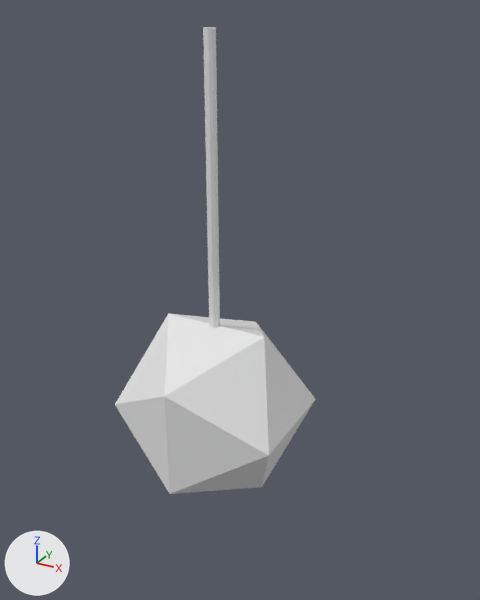
Two versions of the OBJ model Assets/Models/Bottom Shoulder/Public-Photo_0009.obj, one commit apart.
One viewpoint serves both versions: a camera (50 mm lens) standing at (0.474, -0.782, 0.363) and looking at (0.023, 0.038, -0.047). Arrows for +X, +Y and +Z are at lower left; the lights stay in place. Where no turn or scale is listed for an object, it has been applied to the vertices. Vertices at the same position are counted once.

In view in the first picture: 'Public-Photo_0009'.
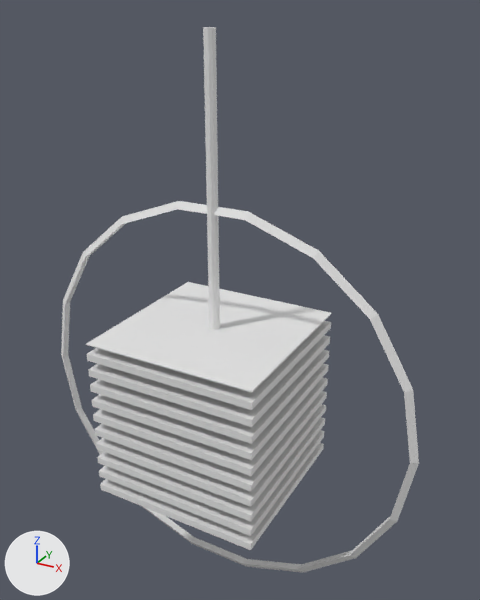
Boxes [x1, y1, x2, y2] around the edits, measured in the pictures (480 x 600 px):
'Public-Photo_0009', reshaped (79% wider, 17% taller)
    before: [115, 27, 315, 494]
    after: [61, 27, 419, 573]
part 1 of me_public_photo_0009, added
    after: [86, 282, 332, 393]
part 2 of me_public_photo_0009, added
    after: [100, 443, 324, 550]
part 3 of me_public_photo_0009, added
    after: [99, 430, 325, 536]
part 4 of me_public_photo_0009, added
    after: [97, 417, 325, 522]
part 5 of me_public_photo_0009, added
    after: [96, 404, 326, 507]
part 6 of me_public_photo_0009, added
    after: [95, 391, 327, 491]
part 7 of me_public_photo_0009, added
    after: [93, 378, 328, 476]
part 8 of me_public_photo_0009, added
    after: [92, 364, 329, 460]
part 9 of me_public_photo_0009, added
    after: [90, 350, 329, 444]
part 10 of me_public_photo_0009, added
    after: [88, 335, 330, 427]
part 11 of me_public_photo_0009, added
    after: [87, 321, 331, 410]
part 12 of me_public_photo_0009, added
    after: [61, 201, 419, 573]
part 13 of me_public_photo_0009, deleted
    before: [115, 313, 315, 494]

The change in detail:
me_public_photo_0009 is used by ob_public_photo_0009; location (0.0, 0.0, 0.0).
me_public_photo_0009 had 34 vertices, 50 faces and spanned x -0.137..0.137, y -0.137..0.137, z -0.353..0.34.
me_public_photo_0009 now has 165 vertices, 150 faces and spans x -0.327..0.327, y -0.136..0.136, z -0.537..0.34.
me_public_photo_0009 part 1: a new loose piece, a box spanning x -0.1364..0.1364, y -0.1364..0.1364, z -0.0847..-0.0832.
me_public_photo_0009 part 2: a new loose piece, a box spanning x -0.136..0.136, y -0.136..0.136, z -0.347..-0.335.
me_public_photo_0009 part 3: a new loose piece, a box spanning x -0.136..0.136, y -0.136..0.136, z -0.32..-0.309.
me_public_photo_0009 part 4: a new loose piece, a box spanning x -0.136..0.136, y -0.136..0.136, z -0.294..-0.283.
me_public_photo_0009 part 5: a new loose piece, a box spanning x -0.136..0.136, y -0.136..0.136, z -0.268..-0.257.
me_public_photo_0009 part 6: a new loose piece, a box spanning x -0.136..0.136, y -0.136..0.136, z -0.242..-0.231.
me_public_photo_0009 part 7: a new loose piece, a box spanning x -0.136..0.136, y -0.136..0.136, z -0.216..-0.204.
me_public_photo_0009 part 8: a new loose piece, a box spanning x -0.136..0.136, y -0.136..0.136, z -0.189..-0.178.
me_public_photo_0009 part 9: a new loose piece, a box spanning x -0.136..0.136, y -0.136..0.136, z -0.163..-0.152.
me_public_photo_0009 part 10: a new loose piece, a box spanning x -0.136..0.136, y -0.136..0.136, z -0.137..-0.126.
me_public_photo_0009 part 11: a new loose piece, a box spanning x -0.136..0.136, y -0.136..0.136, z -0.111..-0.1.
me_public_photo_0009 part 12: a new loose piece of 54 vertices spanning x -0.327..0.327, y -0.006..0.006, z -0.537..0.107.
me_public_photo_0009 part 13: the loose piece of 12 vertices spanning x -0.137..0.137, y -0.137..0.137, z -0.353..-0.078 is deleted.
